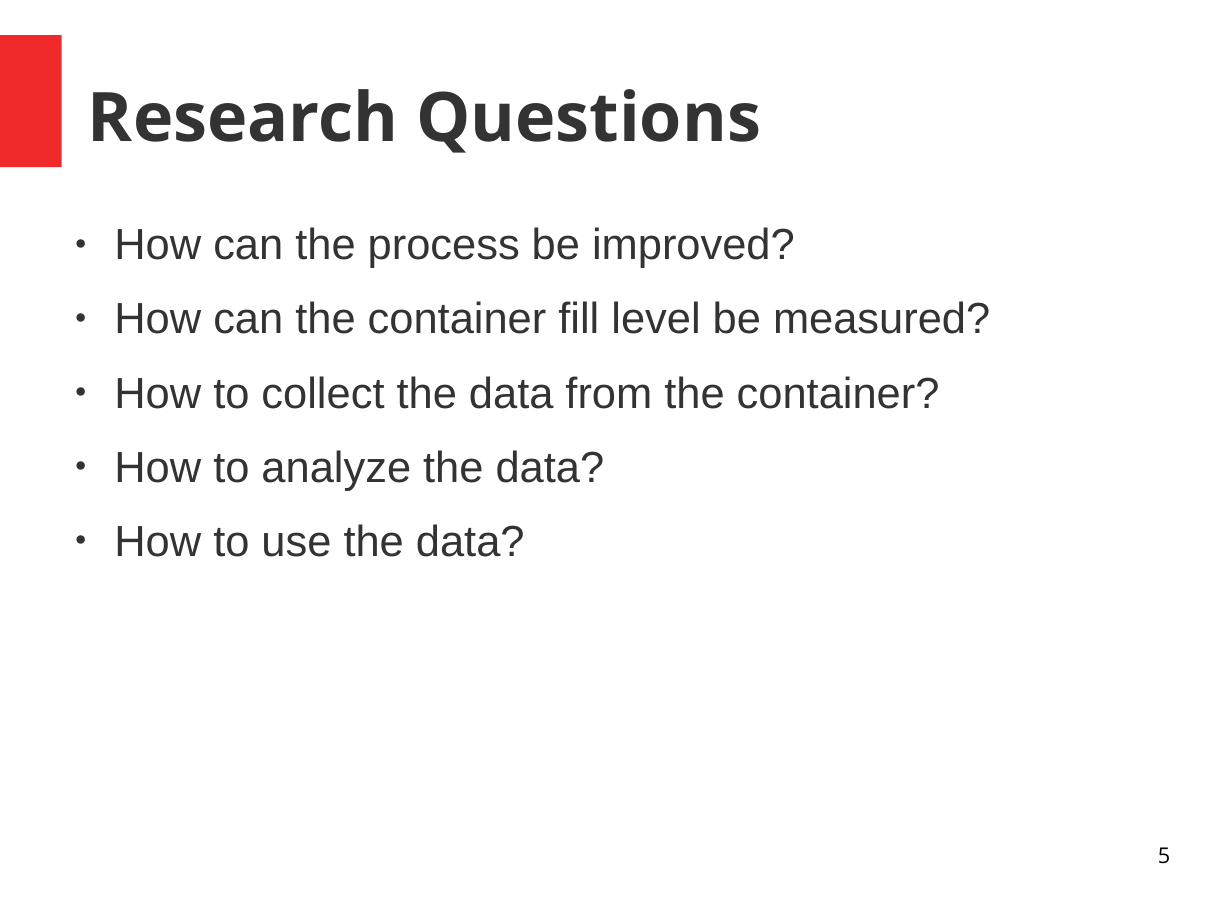
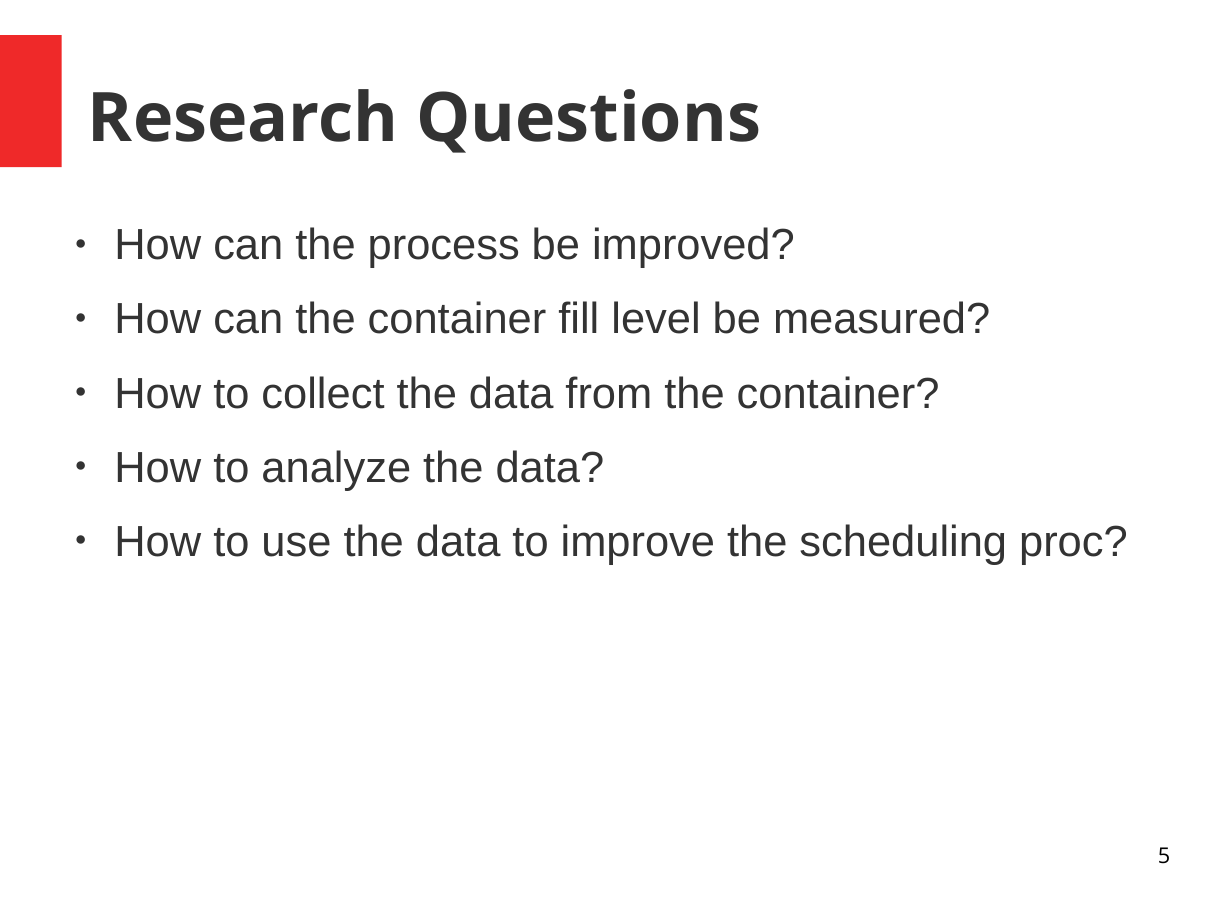
Before and after one commit to rickvanosch/InternetOfTrash, a slide deck: slide 5 of presentations/research_proposal.odp. Drawn at 1232x924 pixels with LibreOffice and Linux fonts; fonts in the diff are those of the drawing. Boxes give left, top, right and bottom in pixels: in the first picture for what was removed or moved away, otherwise in the second. Text is boxed around its words. In the diff, an @@ line names an element or a change of style, - is before the commit and + after.

```diff
--- a/presentations/research_proposal.odp
+++ b/presentations/research_proposal.odp
@@ text at <box>114,524,1128,565</box>: text changed @@
-● How to use the data?
+● How to use the data to improve the scheduling proc?
```
Also in this commit, not shown: 1 other slide changed.
